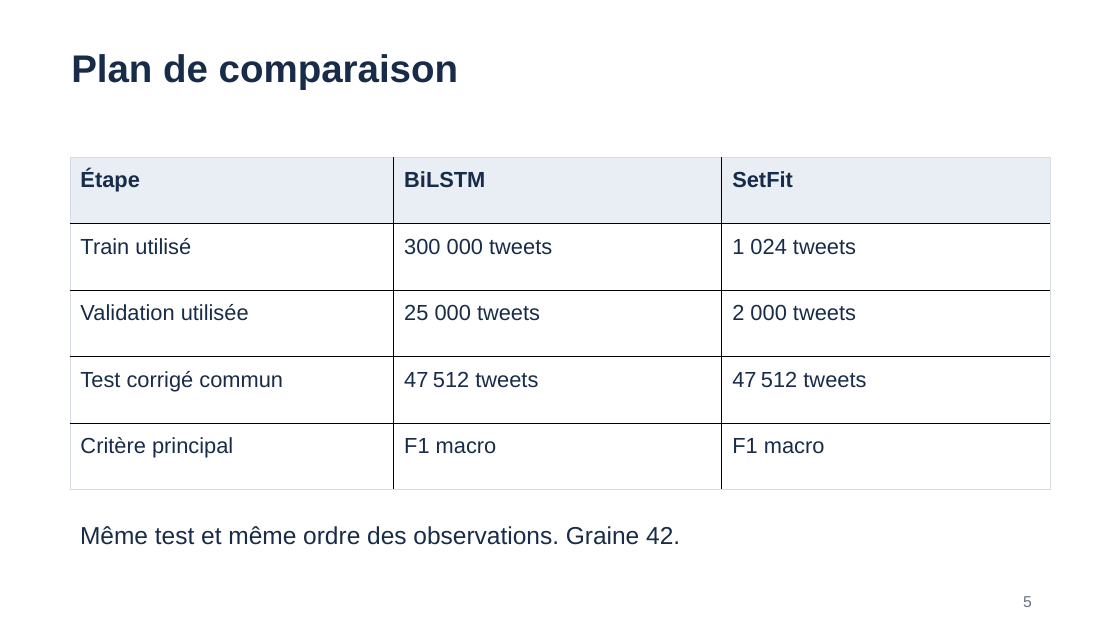
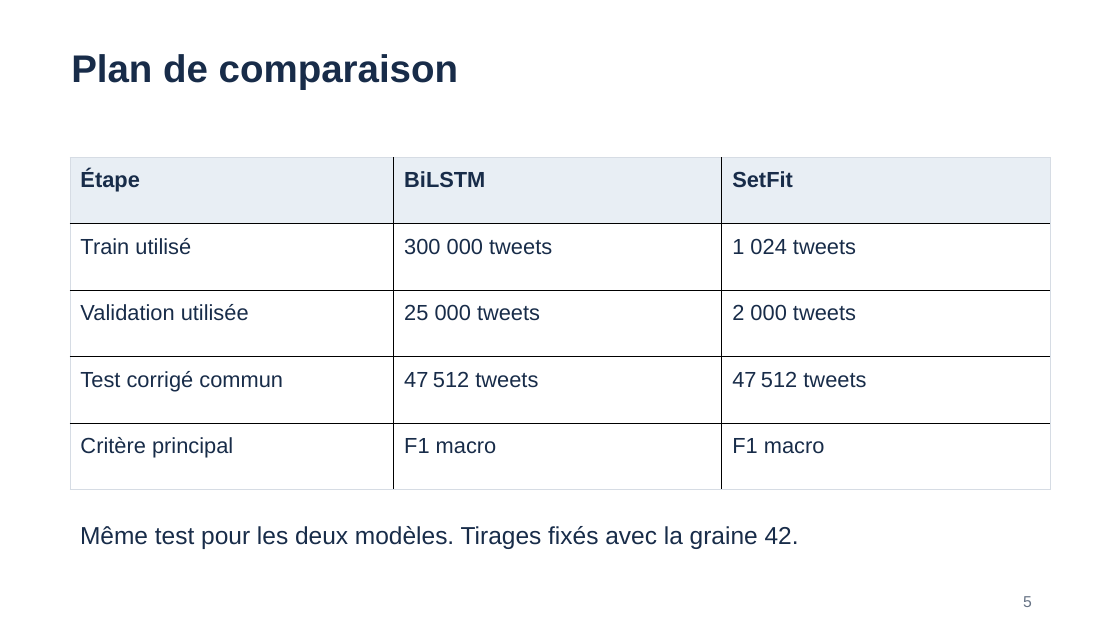
Before and after one commit to CaNaLLx/OpenClassrooms_projet_9, a slide deck: slide 5 of Livrables/CHARDON_Allan_5_presentation_082026.pptx. Drawn at 1120x630 pixels with LibreOffice and Linux fonts; fonts in the diff are those of the drawing. Boxes give left, top, right and bottom in pixels: in the first picture for what was removed or moved away, otherwise in the second. Text is boxed around its words. In the diff, an @@ line names an element or a change of style, - is before the commit and + after.

```diff
--- a/Livrables/CHARDON_Allan_5_presentation_082026.pptx
+++ b/Livrables/CHARDON_Allan_5_presentation_082026.pptx
@@ text at [80,526,799,549]: text changed @@
-Même test et même ordre des observations. Graine 42.
+Même test pour les deux modèles. Tirages fixés avec la graine 42.
```
Also in this commit, not shown: 15 other slides changed, 15 other files.
